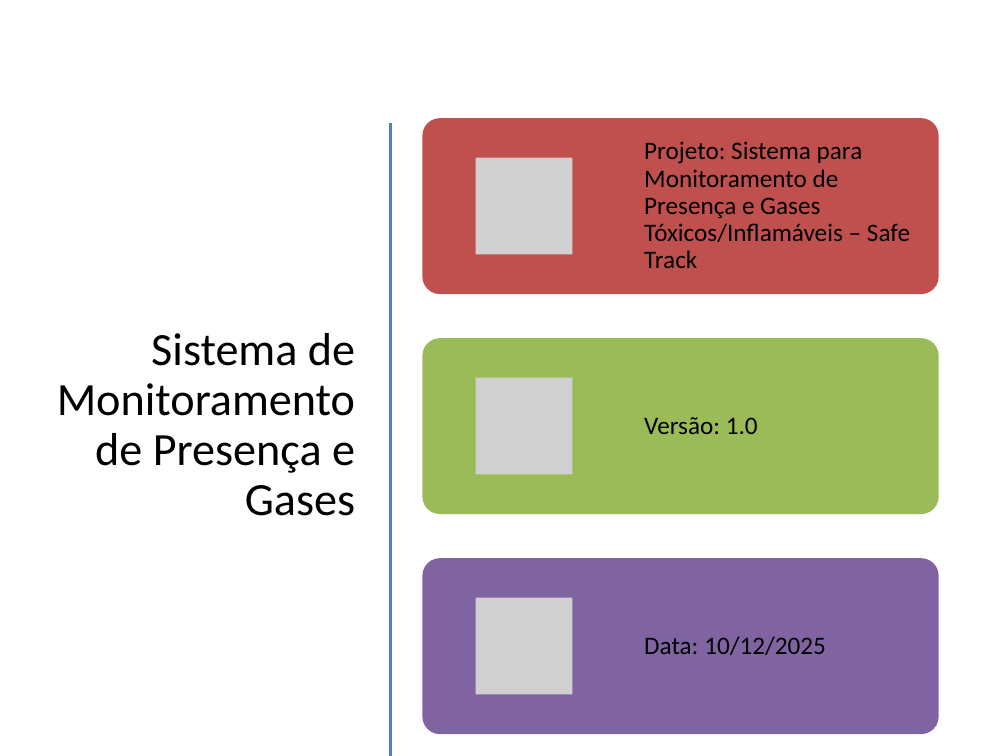
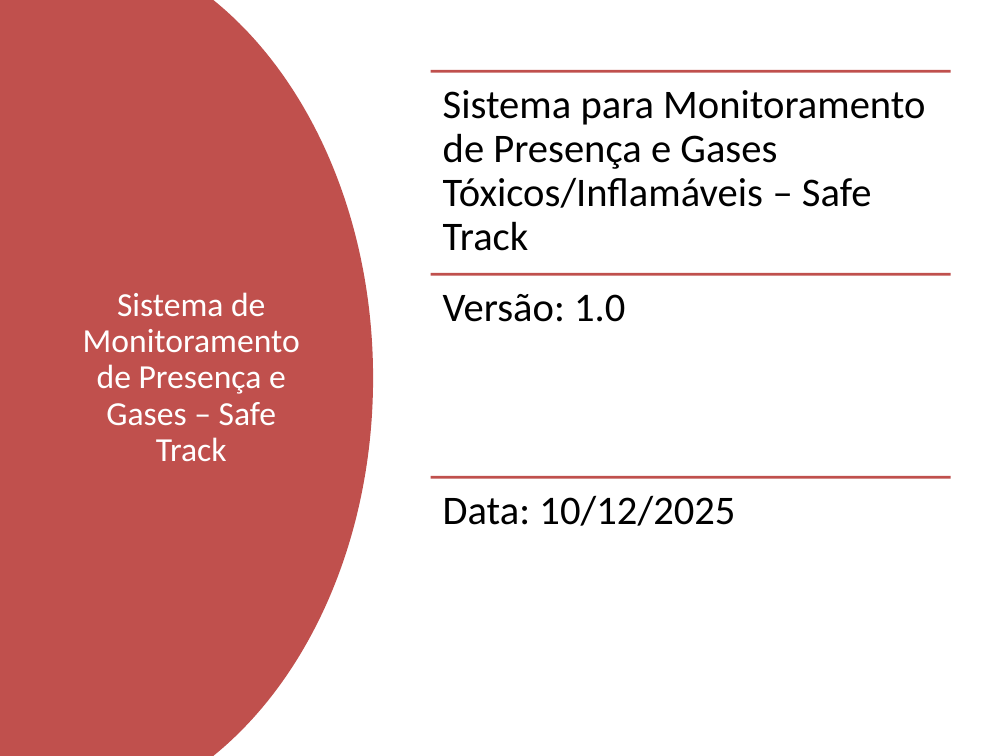
Before and after one commit to vitor-carraro/SafeTrack, a slide deck: slide 1 of Sistema_Embarcado_Monitoramento.pptx. Drawn at 1008x756 pixels with LibreOffice and Linux fonts; fonts in the diff are those of the drawing; grey boxes stand for pictures. Boxes give left, top, right and bottom in pixels: in the first picture for what was removed or moved away, otherwise in the second. Text is boxed around its words. In the diff, an @@ line names an element or a change of style, - is before the commit and + after.

```diff
--- a/Sistema_Embarcado_Monitoramento.pptx
+++ b/Sistema_Embarcado_Monitoramento.pptx
@@ freeform shape added at (0, 0, 373, 756), fill #C0504D @@
@@ text "Sistema para Monitoramento de Presença ..." at (443, 90, 925, 251): vertical alignment middle to top @@
@@ line added from (430, 72) to (951, 72), #C0504D 2 pt @@
@@ text at (443, 90, 925, 251): text changed; size 18 to 29 pt @@
-Projeto: Sistema para Monitoramento de Presença e Gases Tóxicos/Inflamáveis – Safe Track
+Sistema para Monitoramento de Presença e Gases Tóxicos/Inflamáveis – Safe Track
@@ line removed from (391, 125) to (391, 755) @@
@@ title at (83, 292, 300, 461): text changed; size 33 to 24 pt; text colour #000000 to #FFFFFF @@
-Sistema de Monitoramento de Presença e Gases
+Sistema de Monitoramento de Presença e Gases – Safe Track
@@ text "Versão: 1.0": place and size @@
-text "Versão: 1.0" at (644, 417, 758, 434)
+text "Versão: 1.0" at (443, 294, 625, 322)
@@ text "Versão: 1.0" at (443, 294, 625, 322): size 18 to 29 pt; more space between paragraphs; vertical alignment middle to top @@
@@ line added from (430, 274) to (951, 274), #C0504D 2 pt @@
@@ text "Data: 10/12/2025" at (443, 495, 735, 526): size 18 to 29 pt; more space between paragraphs; vertical alignment middle to top @@
@@ text "Data: 10/12/2025": place and size @@
-text "Data: 10/12/2025" at (644, 636, 826, 655)
+text "Data: 10/12/2025" at (443, 495, 735, 526)
@@ line added from (430, 478) to (951, 478), #C0504D 2 pt @@
@@ group removed at (422, 118, 938, 735): 3 rounded rectangles, 3 pictures @@
```
Also in this commit, not shown: 1 other slide changed.
